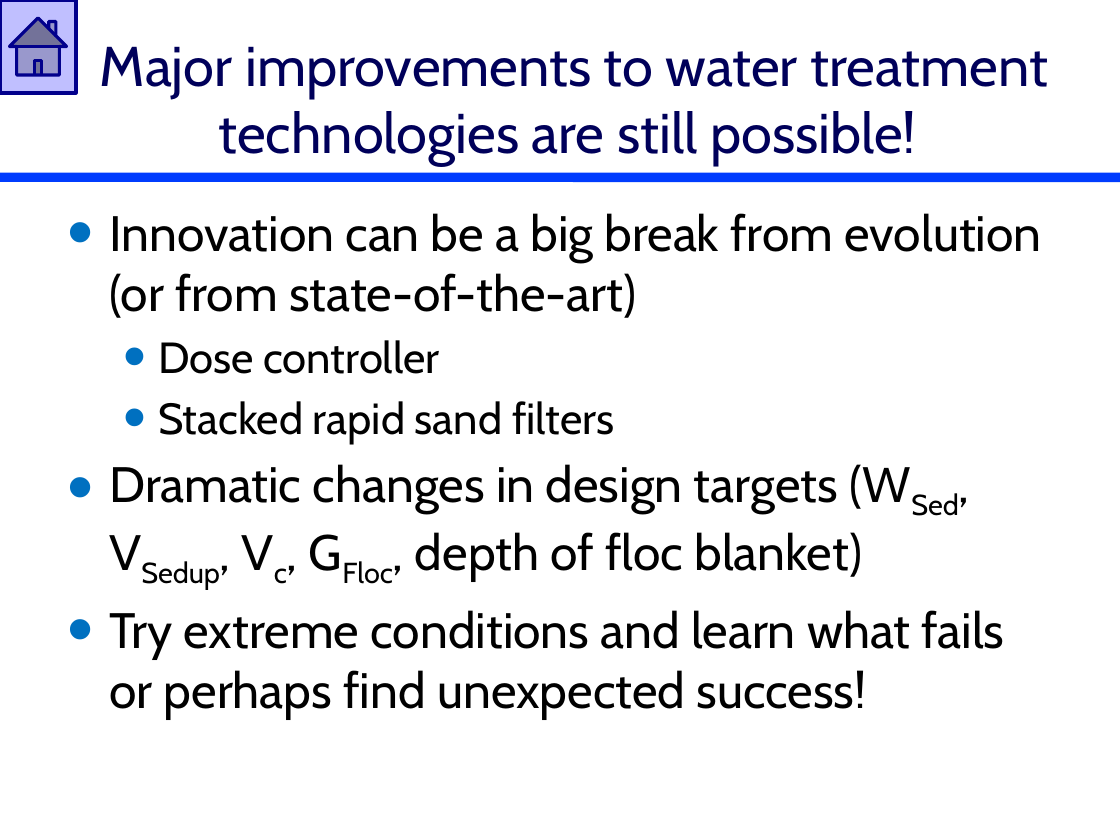
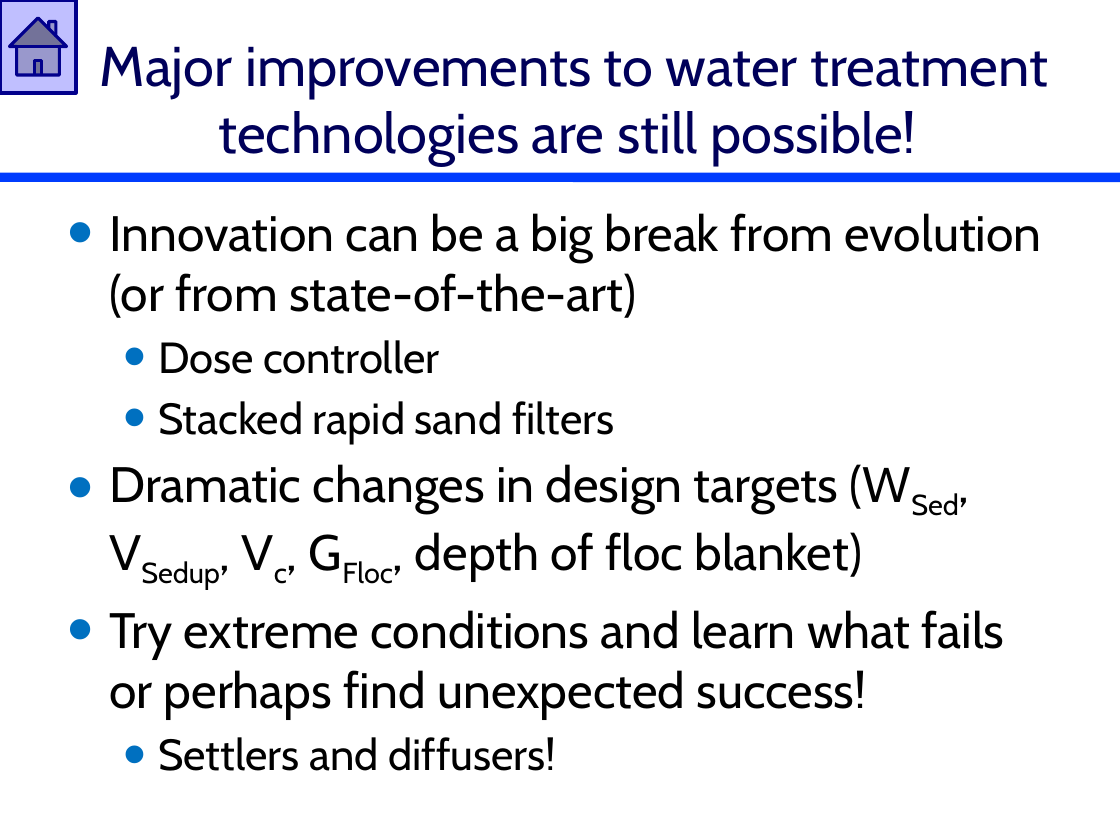
Before and after one commit to AguaClara/SWOT, a slide deck: slide 5 of Lectures/In Class/Design Reflections.pptx (slide 8 before the commit). Drawn at 1120x840 pixels with LibreOffice and Linux fonts; fonts in the diff are those of the drawing. Boxes give left, top, right and bottom in pixels: in the first picture for what was removed or moved away, otherwise in the second. Text is boxed around its words. In the diff, an @@ line names an element or a change of style, - is before the commit and + after.

```diff
--- a/Lectures/In Class/Design Reflections.pptx
+++ b/Lectures/In Class/Design Reflections.pptx
@@ text at box(158, 737, 556, 771): paragraph added @@
+  • Settlers and diffusers!
```
Also in this commit, not shown: 8 other slides changed, 4 slides removed, 1 other file.
